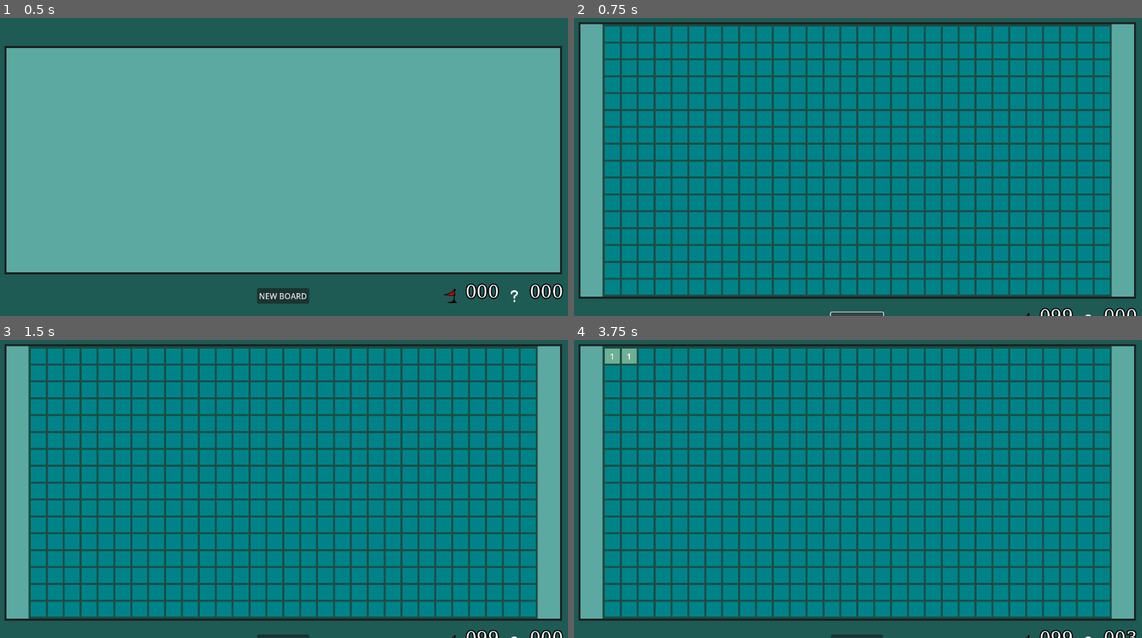
Above: before the commit, frames 1-4 (two rows, left to right).
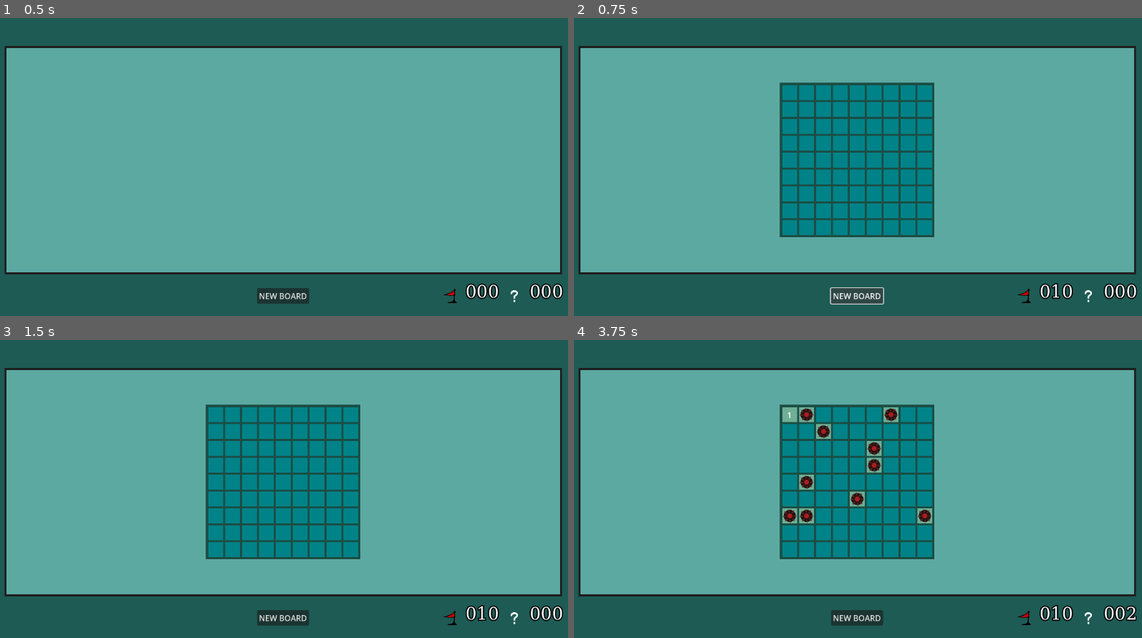
Above: after the commit, the same moments.

Repository: yuris2024/minesweeper
Game: Godot game, scene res://GameManager.tscn
Same seed, same stepped clock (60 frames per second), same inputs: the game is played once before the commit and once after it.
Inputs (mouse positions are in pixels of both pictures, inside the frame that each line leads up to; where the layout moved, square brackets give the same spot in the first picture):
- Up to frame 1 (0.5 s): no input
- Up to frame 2 (0.75 s): click "NEW BOARD" at 0.5 s
- Up to frame 3 (1.5 s): click (522, 340) [outside the picture] at 1.25 s
- Up to frame 4 (3.75 s): click "1" at 2 s; click "1" at 2.75 s; click (806, 414) at 3.52 s

Frame 1 is identical in both runs. In frame 2, 73% of the frame differs, in the area x 0-100%, y 1-100%; in frame 3, 73%; in frame 4, 74%, in the area x 0-99%, y 1-100%.

Commit message:
Set difficulty (board size) from premade choices

Diff:
--- a/GameBoard.gd
+++ b/GameBoard.gd
@@ -127,6 +127,16 @@
 				var adjacent_cell = $ColorRect/GridContainer.get_child(get_cell_index(Vector2(i,j)))
 				adjacent_cell._reveal()
 
+# FIX v
+func _suggest_first_click():
+	pass
+	#if !is_populated:
+		#return
+	#var cell = gridcontainer_path.get_child(0)
+	#while (cell.is_mine or cell.adjacent_mines != 0):
+		#cell = gridcontainer_path.get_child(randi_range(1, (grid_rows * grid_cols)))
+	#cell.style_box.border_color = "#ffffff"
+
 #region: Game Control functions
 #func _on_flagged(flag):
 	#cells_flagged += flag
--- a/GameManager.gd
+++ b/GameManager.gd
@@ -13,18 +13,20 @@
 
 # Called when the node enters the scene tree for the first time.
 func _ready():
+	_set_difficulty(1)
 	$Panel/Vboxcontainer/HBoxContainer2/NewGameButton.process_mode = Node.PROCESS_MODE_ALWAYS
 
 func _set_difficulty(diff):
-	if diff == "beginner":
+	difficulty = diff
+	if diff == 1:
 		current_rows = 9
 		current_cols = 9
 		current_mines = 10
-	elif diff == "intermediate":
+	elif diff == 2:
 		current_rows = 16
 		current_cols = 16
 		current_mines = 40
-	elif diff == "expert":
+	elif diff == 3:
 		current_rows = 30
 		current_cols = 16
 		current_mines = 99
@@ -35,7 +37,6 @@
 	remove_old_board()
 	time = 0
 	$Timer.start() # CHANGE THIS SO IT STARTS ONLY AFTER PLAYER'S FIRST CLICK
-	_set_difficulty("expert")
 	request_new_board(current_rows, current_cols, current_mines)
 	get_tree().paused = false
 	cells_to_flag = current_mines
@@ -55,6 +56,7 @@
 	board_container.add_child(new_board)
 	new_board.connect("flagged2",_on_flagged2)
 	new_board.connect("board_clear",_on_board_clear)
+	new_board._suggest_first_click()
 
 # Called every frame. 'delta' is the elapsed time since the previous frame.
 func _process(delta):
@@ -72,7 +74,6 @@
 func _on_board_clear():
 	#calculate coin value
 	var board_value = difficulty * 10
-
 	pass
 
 
